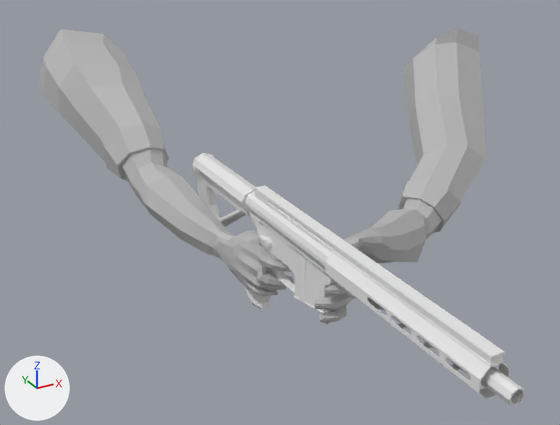
Renders of the FBX model Assets/Gun/Models/M4ARMS.fbx from each side of a commit.
Both versions are drawn from a 50 mm camera at (-44.6, -74.3, 44.7) aimed at (7.4, 20.2, -2.6). Arrows for +X, +Y and +Z are at lower left; the lights stay in place.

Names of what the first picture shows: 'Body7.001', 'Body7.002', 'Gun'.
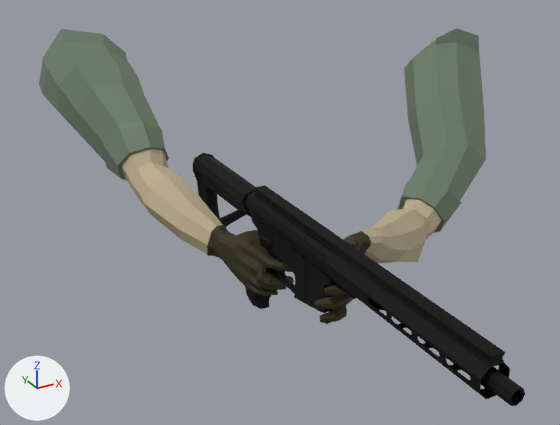
What the commit changed:
Material 'gloves' (mat_gloves) is new.
Its base color is (0.0352, 0.0288, 0.00688) (brown #352f14).
Its roughness is 0.707.
Material 'sleeves' (mat_sleeves) is new.
Its base color is (0.142, 0.202, 0.134) (dark green #697c66).
Material 'skin' (mat_skin) is new.
Its base color is (0.517, 0.43, 0.277) (beige #beaf90).
Its roughness is 0.662.
Material 'gun' (mat_gun) is new.
Its base color is (0.0174, 0.0174, 0.0174) (black #242424).
Its metallic is 0.85.
Its roughness is 0.702.
me_cylinder_012 has 1747 vertices, 1546 faces and spans x -1.9..1.9, y -35.8..31.5, z -12.8..5.8.
me_cylinder_012 now uses material mat_gun (black #242424).
me_mesh_009 is used by ob_body7_002; location (0.0, 0.0, 0.0).
me_mesh_009 had 686 vertices, 672 faces and spanned x -17.1..2.3, y 5.0..65.2, z -8.9..20.3.
me_mesh_009 now has 694 vertices, 680 faces and spans x -17.1..2.3, y 5.0..65.2, z -8.9..20.3.
Part 5, on me_mesh_009:
6 vertices are removed from x -6.2..-2.9, y 16.6..18.4, z -5.4..-1.0.
16 faces are deleted.
14 vertices are added at x -6.3..-2.8, y 16.4..18.9, z -5.7..-0.8.
16 new faces join them, mat_gloves (brown #352f14).
8 new faces join them, mat_skin (beige #beaf90).
me_mesh_009 part 6: 80 faces spanning x -16.7..-2.7, y 18.0..65.1, z -4.9..19.9 switch from mat_lambert1 (grey #bcbcbc) to mat_skin (beige #beaf90).
me_mesh_009 part 7: 488 faces spanning x -5.6..2.3, y 5.0..17.6, z -8.9..-0.7 switch from mat_lambert1 (grey #bcbcbc) to mat_gloves (brown #352f14).
me_mesh_009 part 8: 88 faces spanning x -17.1..-2.9, y 33.7..65.2, z -1.0..20.3 switch from mat_lambert1 (grey #bcbcbc) to mat_sleeves (dark green #697c67).
me_mesh_006 is used by ob_body7_001; location (0.0, 0.0, 0.0).
me_mesh_006 had 703 vertices, 692 faces and spanned x -2.7..63.1, y -8.4..51.0, z -11.4..17.7.
me_mesh_006 now has 720 vertices, 709 faces and spans x -2.7..63.1, y -8.4..51.0, z -11.4..17.7.
Part 1, on me_mesh_006:
14 vertices are removed from x 6.9..9.4, y -0.9..3.0, z -2.2..2.0.
30 faces are deleted.
4 vertices move from x 8.6..9.4, y -0.4..0.6, z 0.0..1.9 to x 8.6..9.5, y -0.4..0.7, z 0.0..1.9.
31 vertices are added at x 6.8..9.5, y -1.0..3.2, z -2.3..2.1.
36 new faces join them, mat_gloves (brown #352f14).
11 new faces join them, mat_skin (beige #beaf90).
me_mesh_006 part 2: 99 faces spanning x 8.1..62.8, y -0.4..50.6, z -10.7..17.2 switch from mat_lambert1 (grey #bcbcbc) to mat_skin (beige #beaf90).
me_mesh_006 part 3: 475 faces spanning x -2.7..8.1, y -8.4..1.5, z -5.8..5.8 switch from mat_lambert1 (grey #bcbcbc) to mat_gloves (brown #352f14).
me_mesh_006 part 4: 88 faces spanning x 29.6..63.1, y 13.5..51.0, z -11.4..17.7 switch from mat_lambert1 (grey #bcbcbc) to mat_sleeves (dark green #697c67).

Boxes (x1, y1, x2, y2) around the edits, measured in the pictures (560 x 425 px; the box of a moved part takes in the faces that stretch with it):
'Gun', recoloured (white to black): (193, 153, 525, 406) in both
part 1 of me_mesh_006, built on: before (346, 232, 378, 255); after (343, 231, 378, 255)
part 2 of me_mesh_006, recoloured (grey to beige): (362, 37, 442, 263) in both
part 3 of me_mesh_006, recoloured (grey to brown): (315, 239, 363, 324) in both
part 4 of me_mesh_006, recoloured: (398, 28, 486, 233) in both
part 5 of me_mesh_009, moved or reshaped: (197, 219, 228, 256) in both
part 6 of me_mesh_009, recoloured (grey to beige): (121, 149, 218, 248) in both
part 7 of me_mesh_009, recoloured (grey to brown): (213, 230, 294, 296) in both
part 8 of me_mesh_009, recoloured: (39, 29, 169, 181) in both
